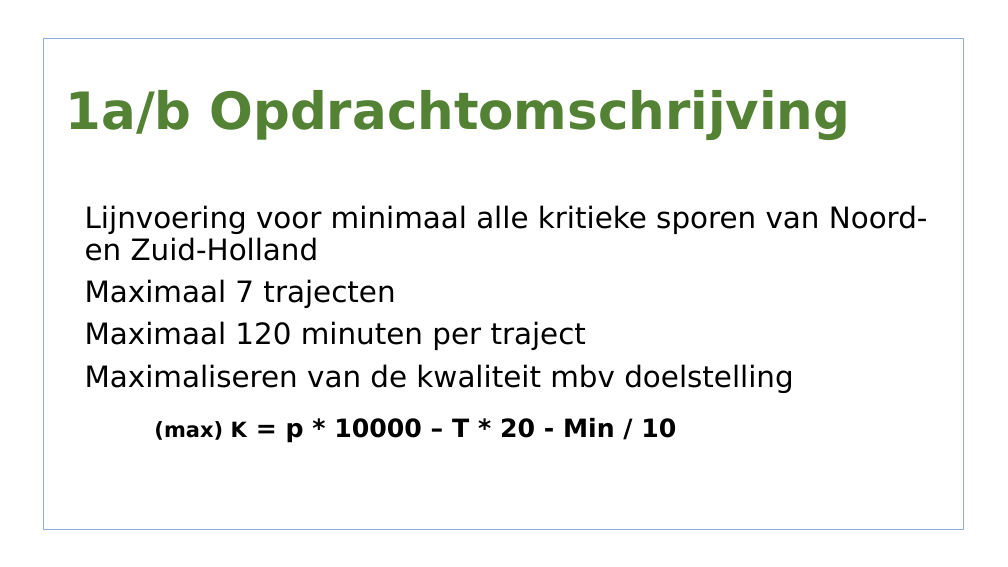
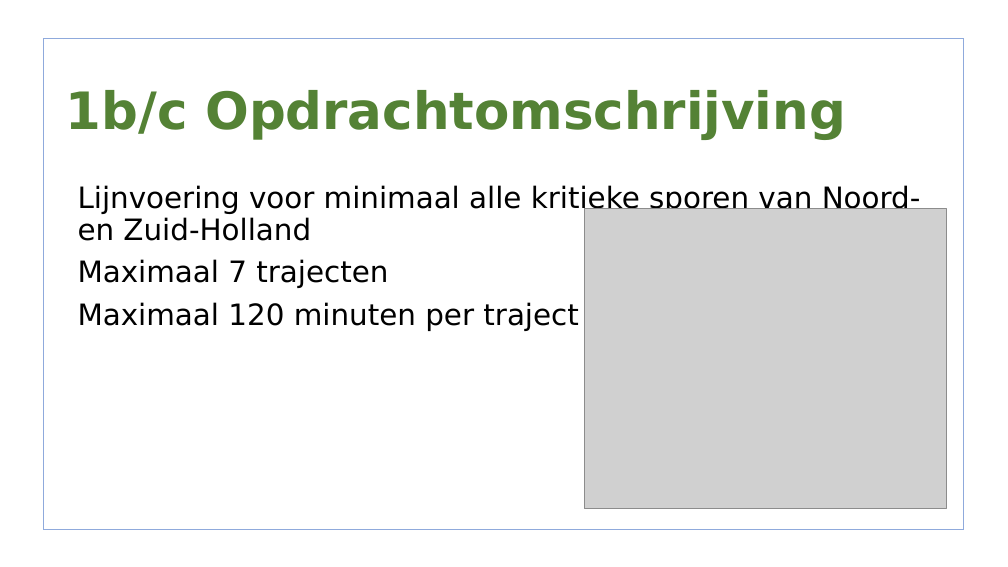
Before and after one commit to lisa259/RailNL, a slide deck: slide 3 of presentaties/Presentation 3.odp. Drawn at 1008x567 pixels with LibreOffice and Linux fonts; fonts in the diff are those of the drawing; grey boxes stand for pictures; background and template pictures are left out. Boxes give left, top, right and bottom in pixels: in the first picture for what was removed or moved away, otherwise in the second. Text is boxed around its words. In the diff, an @@ line names an element or a change of style, - is before the commit and + after.

```diff
--- a/presentaties/Presentation 3.odp
+++ b/presentaties/Presentation 3.odp
@@ title at [66,90,846,140]: text changed @@
-1a/b Opdrachtomschrijving
+1b/c Opdrachtomschrijving
@@ text "Lijnvoering voor minimaal alle kritieke ...": place and size @@
-text "Lijnvoering voor minimaal alle kritieke ..." at [85,205,928,393]
+text "Lijnvoering voor minimaal alle kritieke ..." at [78,185,921,331]
@@ picture added at [585,209,947,509] @@
@@ text at [85,364,793,393]: paragraph removed @@
-• Maximaliseren van de kwaliteit mbv doelstelling
@@ text removed at [154,418,676,443] @@
-(max) K = p * 10000 – T * 20 - Min / 10
```
Also in this commit, not shown: 3 other slides changed, 8 slides added, 4 slides removed, 45 other files.
